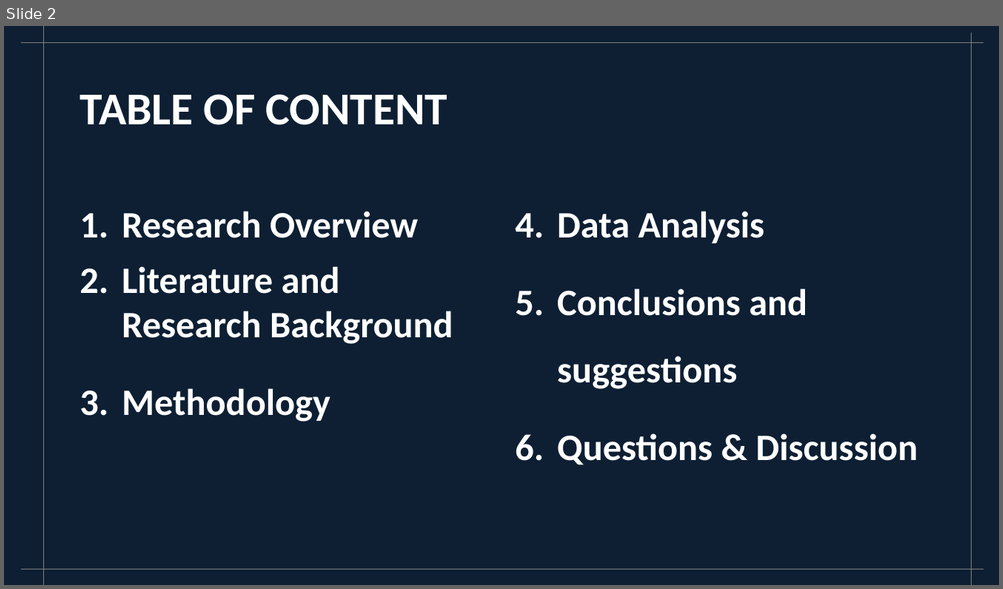
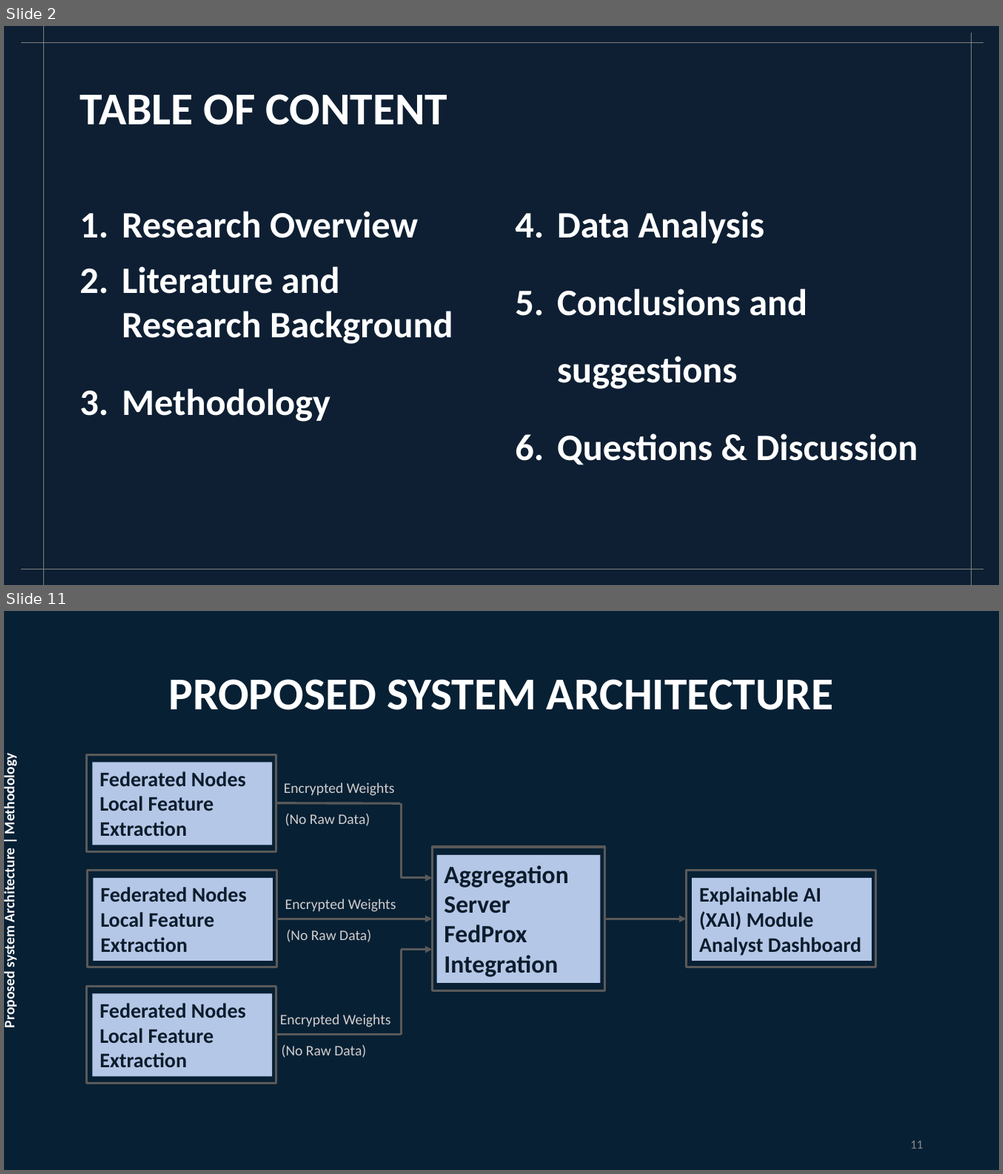
Before and after one commit to ghasemizade/research-gate, a slide deck: proposal-present-slides.pptx. Shown one above the other, each under a label of ours: slide 2 before the commit, slides 2 and 11 after it; the slides between them are not shown. The pictures are 1003x589 and 1003x1174 pixels, drawn with LibreOffice and Linux fonts; fonts in the diff are those of the drawing. Boxes give left, top, right and bottom in pixels: in the first picture for what was removed or moved away, otherwise in the second. Text is boxed around its words. In the diff, an @@ line names an element or a change of style, - is before the commit and + after.

```diff
--- a/proposal-present-slides.pptx
+++ b/proposal-present-slides.pptx
@@ slide 11 added at bbox=[4, 611, 999, 1170], background #FFFFFF @@
@@ rectangle added at bbox=[4, 611, 999, 1170], fill #082034 @@
@@ title added at bbox=[168, 679, 833, 710], 44 pt, text #FFFFFF, bold @@
+PROPOSED SYSTEM ARCHITECTURE
@@ text added at bbox=[4, 761, 18, 1027], 14 pt, text #FFFFFF, bold @@
+Proposed system Architecture | Methodology
@@ rectangle added at bbox=[87, 755, 276, 852], outline #595959 2.25 pt @@
@@ rectangle added at bbox=[93, 763, 273, 846], fill #B4C7E7, 20 pt, text #0C1C2B, bold @@
+Federated Nodes
+Local Feature Extraction
@@ text added at bbox=[284, 783, 395, 796], 14 pt, text #D0CECE @@
+Encrypted Weights
@@ line added from (276, 803) to (400, 803), #595959 2.25 pt @@
@@ line added from (401, 803) to (401, 878), #595959 2.25 pt @@
@@ text added at bbox=[285, 814, 370, 826], 14 pt, text #D0CECE @@
+(No Raw Data)
@@ rectangle added at bbox=[432, 847, 605, 991], outline #595959 2.25 pt @@
@@ rectangle added at bbox=[88, 871, 277, 968], outline #595959 2.25 pt @@
@@ rectangle added at bbox=[437, 855, 600, 983], fill #B4C7E7, 24 pt, text #0C1C2B, bold @@
+Aggregation Server FedProx Integration
@@ rectangle added at bbox=[686, 871, 876, 968], outline #595959 2.25 pt @@
@@ rectangle added at bbox=[93, 878, 273, 961], fill #B4C7E7, 20 pt, text #0C1C2B, bold @@
+Federated Nodes
+Local Feature Extraction
@@ text added at bbox=[285, 899, 396, 912], 14 pt, text #D0CECE @@
+Encrypted Weights
@@ arrow added from (401, 878) to (432, 878), #595959 2.25 pt @@
@@ rectangle added at bbox=[692, 878, 872, 961], fill #B4C7E7, 20 pt, text #0C1C2B, bold @@
+Explainable AI (XAI) Module
+Analyst Dashboard
@@ arrow added from (277, 919) to (432, 919), #595959 2.25 pt @@
@@ arrow added from (605, 919) to (686, 919), #595959 2.25 pt @@
@@ text added at bbox=[286, 930, 371, 943], 14 pt, text #D0CECE @@
+(No Raw Data)
@@ line added from (401, 1035) to (401, 950), #595959 2.25 pt @@
@@ arrow added from (401, 950) to (432, 950), #595959 2.25 pt @@
@@ rectangle added at bbox=[87, 986, 276, 1083], outline #595959 2.25 pt @@
@@ rectangle added at bbox=[93, 994, 273, 1076], fill #B4C7E7, 20 pt, text #0C1C2B, bold @@
+Federated Nodes
+Local Feature Extraction
@@ text added at bbox=[280, 1014, 391, 1028], 14 pt, text #D0CECE @@
+Encrypted Weights
@@ line added from (276, 1035) to (401, 1035), #595959 2.25 pt @@
@@ text added at bbox=[282, 1045, 366, 1058], 14 pt, text #D0CECE @@
+(No Raw Data)
@@ page number added at bbox=[910, 1141, 922, 1149], 12 pt, text #8C8C8C @@
+11
```
Also in this commit, not shown: 7 slides changed, 4 other slides added, 1 other file.
